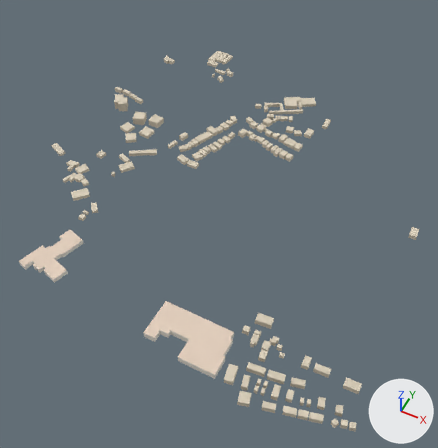
Renders of the glTF model cwplans/docklands/data/places/london/tiles/14-16364-12890.glb from each side of a commit.
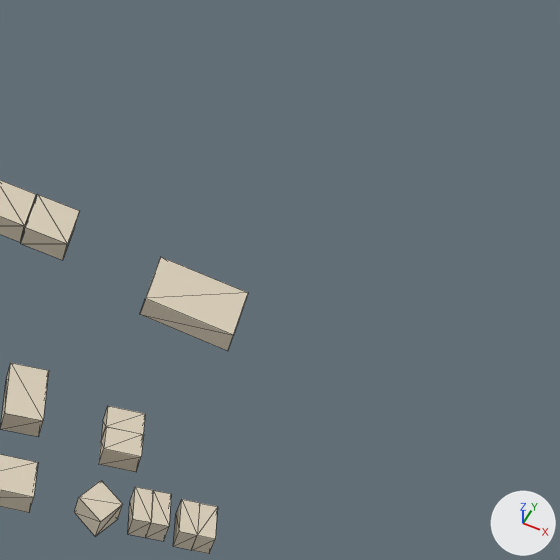
The first picture shows the older version from a camera (50 mm lens) standing at (366.0, -997.0, 860.0) and looking at (-20.0, -225.0, -106.0). The close-ups show the older and then the newer version on the part from 72% to 96% of the width and 74% to 97% of the height of that picture. Only the edits that show in the close-ups are written down. Arrows for +X, +Y and +Z are at lower right; the lights stay in place. The close-ups show mesh edges as thin lines. Where no turn or scale is listed for an object, it has been applied to the vertices. Vertices at exactly the same position are counted once.
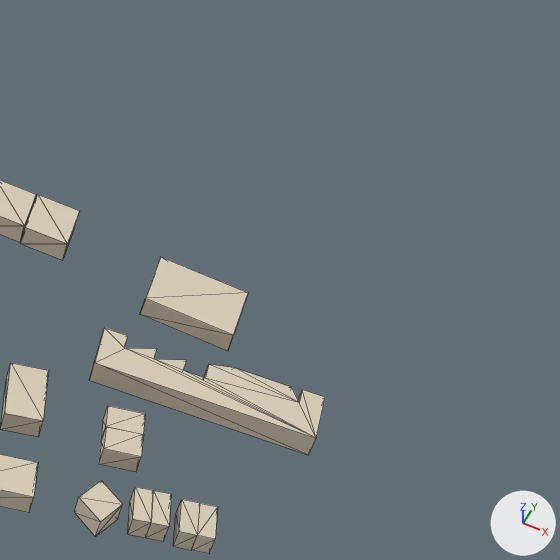
Where the newer file only moved an object's origin or applied its transform, the numbers keep the older frame.

Edits to the bpy script that builds the scene:
```text
Change me_mesh_0:
    remove me_mesh_0.from_pydata(...)  # 180 vertices, 254 faces; spans x -259.0..259.0, y -372.0..372.0, z -16.0..16.0
    add me_mesh_0.from_pydata(...)  # 212 vertices, 300 faces; spans x -259.0..493.0, y -372.0..372.0, z -16.0..16.0
    me_mesh_0 part 1: a new loose piece of 32 vertices spanning x 432.0..493.0, y -319.0..-300.0, z -12.0..-2.0, in mat_blocks (pale yellow #d7ccb7)
Change ob_mesh_1_042:
    ob_mesh_1_042.location: (349.2, -585.4, -1.509) -> (-189.4, 160.8, -10.02)
    ob_mesh_1_042.rotation_euler: (0.0, 0.0, 2.663) -> (0.0, 0.0, 1.438)  # degrees (0, 0, 153) -> degrees (0, 0, 82)
    ob_mesh_1_042.scale: (8.29, 8.03, 9.52) -> (7.98, 4.6, 6.49)
Change ob_mesh_1_043:
    ob_mesh_1_043.location: (-110.5, -76.76, 0.64) -> (349.2, -585.4, -1.509)
    ob_mesh_1_043.rotation_euler: (0.0, 0.0, 2.793) -> (0.0, 0.0, 2.663)  # degrees (0, 0, 160) -> degrees (0, 0, 153)
    ob_mesh_1_043.scale: (23.5, 13.2, 9.09) -> (8.29, 8.03, 9.52)
Change ob_mesh_1_054:
    ob_mesh_1_054.location: (376.2, -577.5, -2.612) -> (-53.8, -4.138, -3.154)
    ob_mesh_1_054.rotation_euler: (0.0, 0.0, 0.253) -> (0.0, 0.0, 2.682)  # degrees (0, 0, 14) -> degrees (0, 0, 154)
    ob_mesh_1_054.scale: (4.7, 9.07, 9.54) -> (15.6, 9.84, 9.56)
Change ob_mesh_1_055:
    ob_mesh_1_055.location: (234.7, -576.1, 1.353) -> (376.2, -577.5, -2.612)
    ob_mesh_1_055.rotation_euler: (0.0, 0.0, 1.671) -> (0.0, 0.0, 0.253)  # degrees (0, 0, 96) -> degrees (0, 0, 14)
    ob_mesh_1_055.scale: (7.58, 5.3, 9.61) -> (4.7, 9.07, 9.54)
Change ob_mesh_1_069:
    ob_mesh_1_069.location: (364.1, -579.9, -2.171) -> (-8.298, -17.99, -2.353)
    ob_mesh_1_069.rotation_euler: (0.0, 0.0, 1.839) -> (0.0, 0.0, 2.936)  # degrees (0, 0, 105) -> degrees (0, 0, 168)
    ob_mesh_1_069.scale: (9.09, 4.76, 9.54) -> (5.23, 5.13, 6.13)
Change ob_mesh_1_071:
    ob_mesh_1_071.location: (-94.73, -48.47, -0.881) -> (364.1, -579.9, -2.171)
    ob_mesh_1_071.rotation_euler: (0.0, 0.0, 2.858) -> (0.0, 0.0, 1.839)  # degrees (0, 0, 164) -> degrees (0, 0, 105)
    ob_mesh_1_071.scale: (16.9, 12.6, 8.01) -> (9.09, 4.76, 9.54)
Change ob_mesh_1_091:
    ob_mesh_1_091.location: (353.2, -515.4, -4.969) -> (-39.58, -13.68, -2.747)
    ob_mesh_1_091.rotation_euler: (0.0, 0.0, 0.0157) -> (0.0, 0.0, 2.824)  # degrees (0, 0, 0.9) -> degrees (0, 0, 162)
    ob_mesh_1_091.scale: (25.4, 14.0, 9.6) -> (13.1, 12.9, 9.18)
Change ob_mesh_1_094:
    ob_mesh_1_094.location: (206.1, -587.0, 2.279) -> (353.2, -515.4, -4.969)
    ob_mesh_1_094.rotation_euler: (0.0, 0.0, 1.782) -> (0.0, 0.0, 0.0157)  # degrees (0, 0, 102) -> degrees (0, 0, 0.9)
    ob_mesh_1_094.scale: (20.2, 10.0, 10.0) -> (25.4, 14.0, 9.6)
Change ob_mesh_1_110:
    ob_mesh_1_110.location: (349.1, -566.5, -2.353) -> (-104.0, 425.6, -15.48)
    ob_mesh_1_110.rotation_euler: (0.0, 0.0, 0.237) -> (0.0, 0.0, 2.363)  # degrees (0, 0, 14) -> degrees (0, 0, 135)
    ob_mesh_1_110.scale: (10.1, 6.49, 9.6) -> (6.85, 6.29, 8.13)
Change ob_mesh_1_116:
    ob_mesh_1_116.location: (347.6, -560.4, -2.556) -> (349.1, -566.5, -2.353)
    ob_mesh_1_116.scale: (10.1, 6.17, 9.59) -> (10.1, 6.49, 9.6)
Change ob_mesh_1_124:
    ob_mesh_1_124.location: (-2.398, -55.45, -0.99) -> (347.6, -560.4, -2.556)
    ob_mesh_1_124.rotation_euler: (0.0, 0.0, 1.337) -> (0.0, 0.0, 0.237)  # degrees (0, 0, 77) -> degrees (0, 0, 14)
    ob_mesh_1_124.scale: (12.3, 9.83, 8.02) -> (10.1, 6.17, 9.59)
Change ob_mesh_1_126:
    ob_mesh_1_126.location: (359.5, -581.1, -1.99) -> (-251.2, 129.2, -7.972)
    ob_mesh_1_126.rotation_euler: (0.0, 0.0, 1.839) -> (0.0, 0.0, 3.0)  # degrees (0, 0, 105) -> degrees (0, 0, 172)
    ob_mesh_1_126.scale: (9.1, 4.78, 9.54) -> (5.69, 4.74, 4.12)
Change ob_mesh_1_133:
    ob_mesh_1_133.location: (371.6, -578.7, -2.433) -> (1.762, -24.78, -2.399)
    ob_mesh_1_133.rotation_euler: (0.0, 0.0, 1.817) -> (0.0, 0.0, 2.92)  # degrees (0, 0, 104) -> degrees (0, 0, 167)
    ob_mesh_1_133.scale: (9.07, 4.8, 9.55) -> (12.8, 11.0, 8.03)
Change ob_mesh_1_136:
    ob_mesh_1_136.location: (296.7, -512.5, -3.015) -> (359.5, -581.1, -1.99)
    ob_mesh_1_136.rotation_euler: (0.0, 0.0, 1.604) -> (0.0, 0.0, 1.839)  # degrees (0, 0, 92) -> degrees (0, 0, 105)
    ob_mesh_1_136.scale: (10.8, 12.3, 9.7) -> (9.1, 4.78, 9.54)
Change ob_mesh_1_139:
    ob_mesh_1_139.location: (321.9, -590.5, -0.861) -> (170.4, -501.4, 1.054)
    ob_mesh_1_139.rotation_euler: (0.0, 0.0, 0.237) -> (0.0, 0.0, 1.604)  # degrees (0, 0, 14) -> degrees (0, 0, 92)
    ob_mesh_1_139.scale: (20.3, 9.94, 9.93) -> (10.0, 4.77, 9.85)
Change ob_mesh_1_144:
    ob_mesh_1_144.location: (-48.63, -51.02, -1.03) -> (371.6, -578.7, -2.433)
    ob_mesh_1_144.rotation_euler: (0.0, 0.0, 1.303) -> (0.0, 0.0, 1.817)  # degrees (0, 0, 75) -> degrees (0, 0, 104)
    ob_mesh_1_144.scale: (16.9, 13.0, 9.05) -> (9.07, 4.8, 9.55)
Change ob_mesh_1_147:
    ob_mesh_1_147.location: (214.9, -502.2, -0.657) -> (296.7, -512.5, -3.015)
    ob_mesh_1_147.rotation_euler: (0.0, 0.0, 0.063) -> (0.0, 0.0, 1.604)  # degrees (0, 0, 3.6) -> degrees (0, 0, 92)
    ob_mesh_1_147.scale: (10.5, 5.31, 9.67) -> (10.8, 12.3, 9.7)
Change ob_mesh_1_150:
    ob_mesh_1_150.location: (-284.3, -314.7, 14.43) -> (321.9, -590.5, -0.861)
    ob_mesh_1_150.rotation_euler: (0.0, 0.0, 1.054) -> (0.0, 0.0, 0.237)  # degrees (0, 0, 60) -> degrees (0, 0, 14)
    ob_mesh_1_150.scale: (23.7, 16.7, 6.5) -> (20.3, 9.94, 9.93)
```

Where the change shows, as pixel boxes [x1, y1, x2, y2] in the close-ups (560 x 560 px):
'Mesh_0', reshaped (not visible before): after [90, 328, 325, 455]
'Mesh_1.091', moved, turned, rescaled (not visible afterwards): before [140, 257, 248, 351]
'Mesh_1.094', moved, turned, rescaled (not visible before): after [140, 257, 248, 351]
'Mesh_1.136', moved, turned, rescaled: before [0, 180, 36, 242]; after [128, 487, 153, 537]
'Mesh_1.116', moved, rescaled: before [101, 406, 145, 441]; after [99, 427, 144, 472]
'Mesh_1.139', moved, turned, rescaled (not visible afterwards): before [0, 454, 38, 513]
'Mesh_1.150', moved, turned, rescaled (not visible before): after [0, 454, 38, 513]
'Mesh_1.042', moved, turned, rescaled (not visible afterwards): before [74, 480, 123, 536]
'Mesh_1.043', moved, turned, rescaled (not visible before): after [74, 480, 123, 536]
'Mesh_1.110', moved, turned, rescaled (not visible afterwards): before [99, 427, 144, 472]
'Mesh_1.147', moved, turned, rescaled (not visible before): after [0, 180, 36, 242]
'Mesh_1.133', moved, turned, rescaled (not visible afterwards): before [173, 499, 200, 550]
'Mesh_1.144', moved, turned, rescaled (not visible before): after [173, 499, 200, 550]
'Mesh_1.126', moved, turned, rescaled (not visible afterwards): before [128, 487, 153, 537]
'Mesh_1.069', moved, turned, rescaled (not visible afterwards): before [146, 491, 171, 541]
'Mesh_1.071', moved, turned, rescaled (not visible before): after [146, 491, 171, 541]
'Mesh_1.054', moved, turned, rescaled (not visible afterwards): before [192, 503, 218, 554]
'Mesh_1.055', moved, turned, rescaled (not visible before): after [192, 503, 218, 554]
'Mesh_1.124', moved, turned, rescaled (not visible before): after [101, 406, 145, 441]
